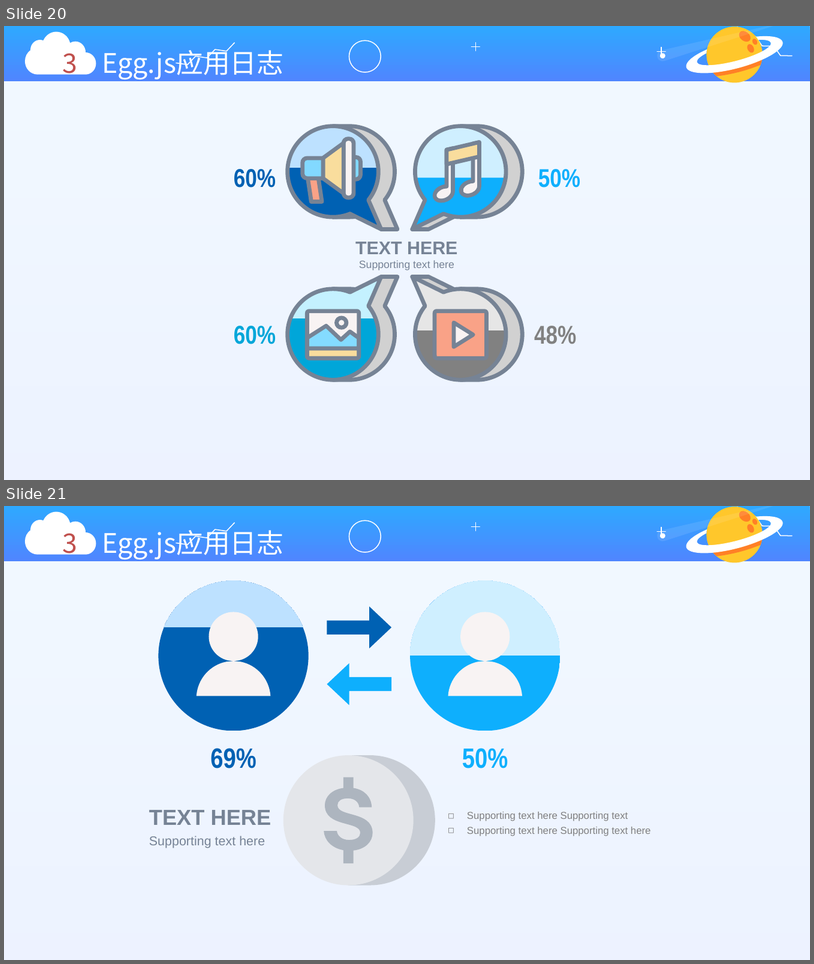
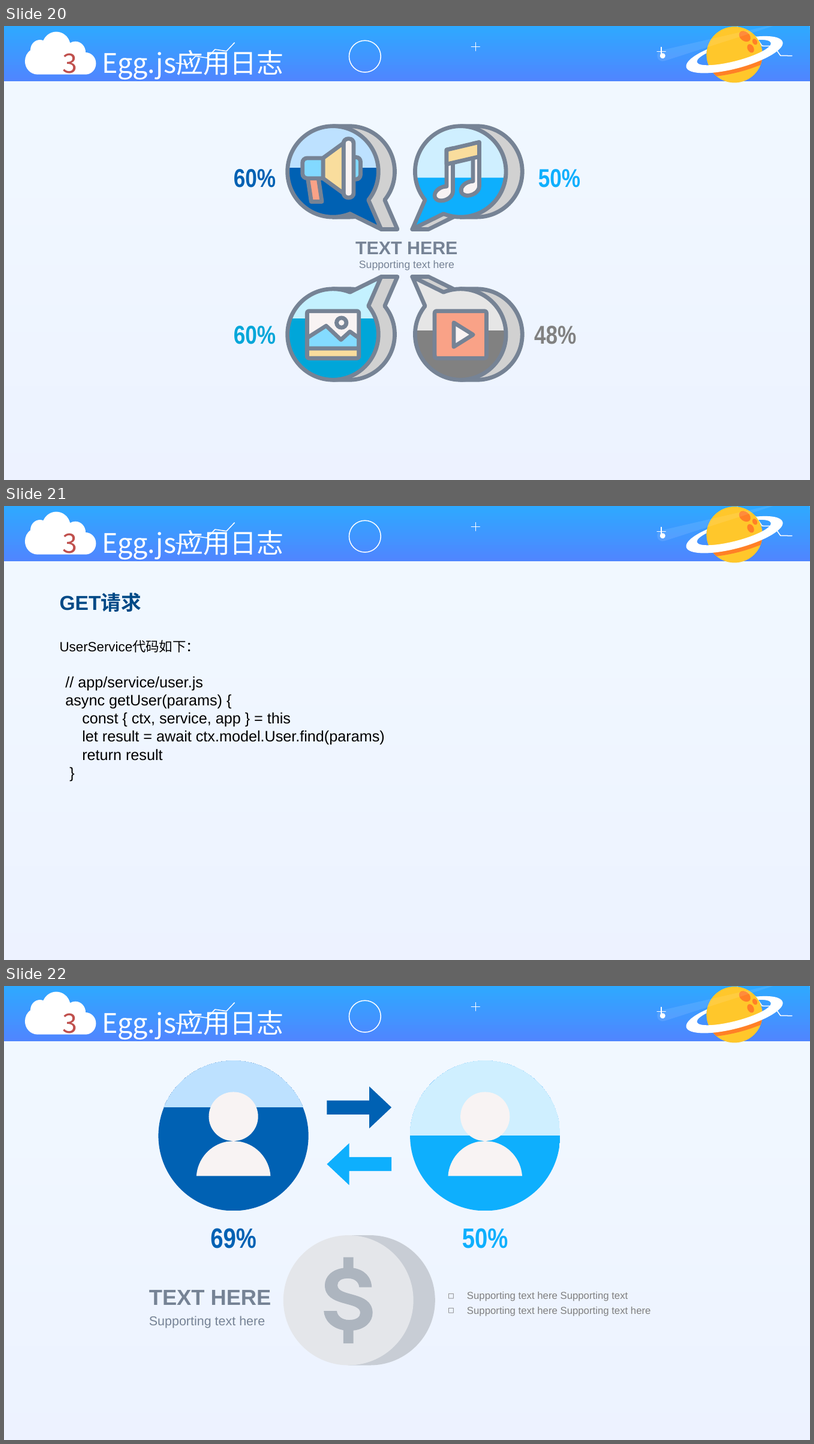
Before and after one commit to xtsong/egg-project, a slide deck: doc/探索eggjs.pptx. Shown one above the other, each under a label of ours: slides 20 and 21 before the commit, slides 20, 21 and 22 after it. The pictures are 814x964 and 814x1444 pixels, drawn with LibreOffice and Linux fonts; fonts in the diff are those of the drawing. Boxes give left, top, right and bottom in pixels: in the first picture for what was removed or moved away, otherwise in the second. Text is boxed around its words. In the diff, an @@ line names an element or a change of style, - is before the commit and + after.

```diff
--- a/doc/探索eggjs.pptx
+++ b/doc/探索eggjs.pptx
@@ slide 21 added at (4,506,810,960), background #FFFFFF; not listed: 18 template elements that a slide beside it also shows @@
@@ freeform shape added at (25,512,96,555), fill #FFFFFF @@
@@ text added at (63,526,284,560), 32 pt, text #FFFFFF @@
+3 Egg.js应用日志
@@ text added at (60,594,141,612), 24 pt, text #004986, bold @@
+GET请求
@@ text added at (60,640,200,652), 16 pt, text #000000 @@
+UserService代码如下：
@@ text added at (65,676,385,760), 18 pt, text #000000 @@
+// app/service/user.js
+async getUser(params) {
+const { ctx, service, app } = this
+let result = await ctx.model.User.find(params)
+return result
+}
@@ what was slide 21 is now slide 22 @@
```
Also in this commit, not shown: 6 slides changed, 10 other files.
